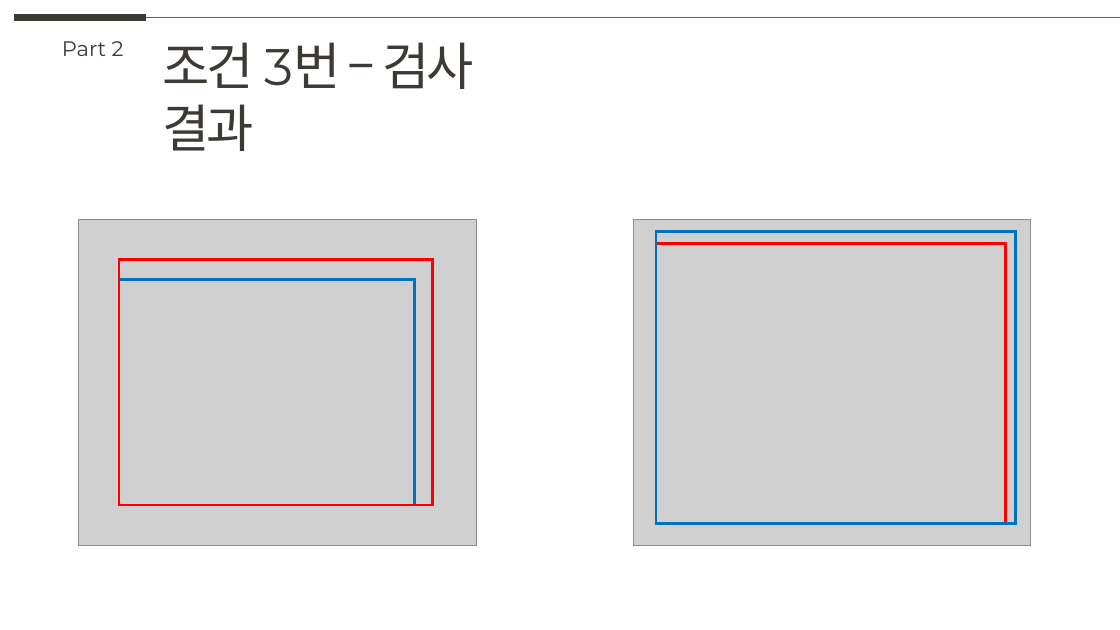
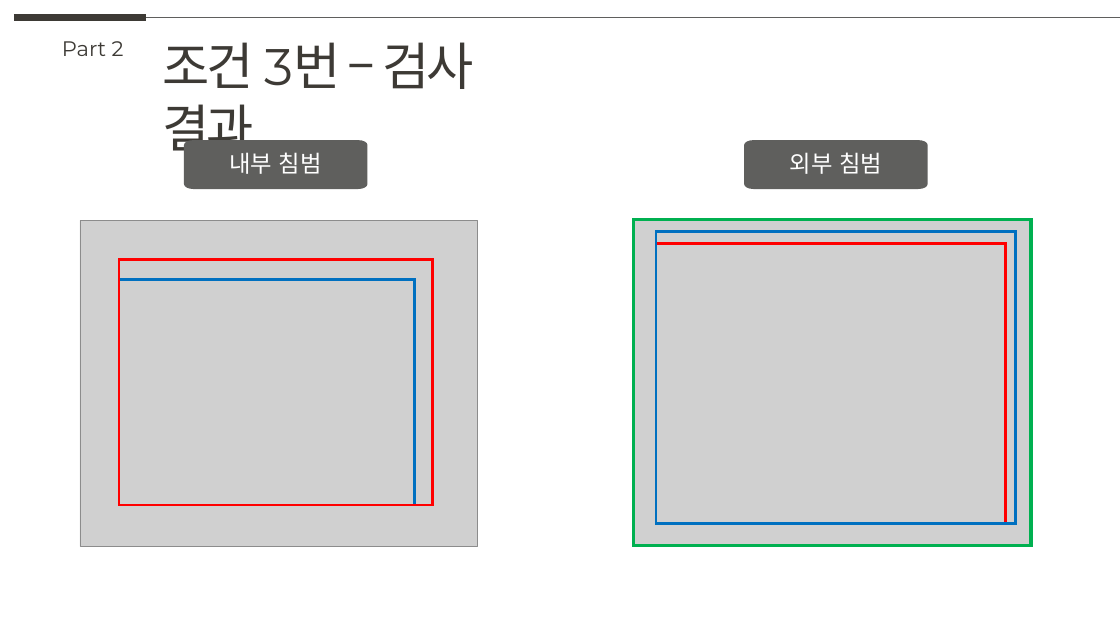
Before and after one commit to knudatascientists/lg-innotek-projects, a slide deck: slide 27 of docs/중간_보고서.pptx (slide 21 before the commit). Drawn at 1120x630 pixels with LibreOffice and Linux fonts; fonts in the diff are those of the drawing; grey boxes stand for pictures. Boxes give left, top, right and bottom in pixels: in the first picture for what was removed or moved away, otherwise in the second. Text is boxed around its words. In the diff, an @@ line names an element or a change of style, - is before the commit and + after.

```diff
--- a/docs/중간_보고서.pptx
+++ b/docs/중간_보고서.pptx
@@ freeform shape added at (x1=184, y1=140, x2=367, y2=189), fill #5F5F5D, 20 pt, text #FFFFFF @@
+내부 침범
@@ freeform shape added at (x1=744, y1=140, x2=928, y2=189), fill #5F5F5D, 20 pt, text #FFFFFF @@
+외부 침범
@@ rectangle added at (x1=634, y1=219, x2=1031, y2=545), outline #00B050 3 pt @@
```
Also in this commit, not shown: 19 other slides changed, 13 slides added, 1 slide removed, 18 other files.
